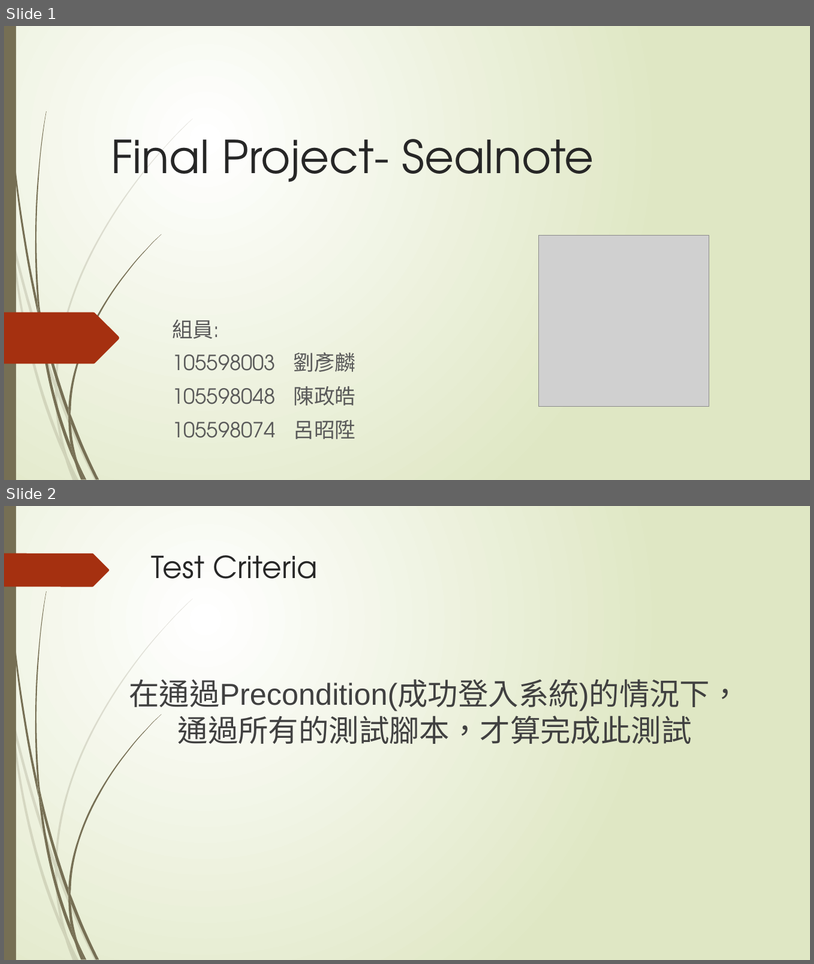
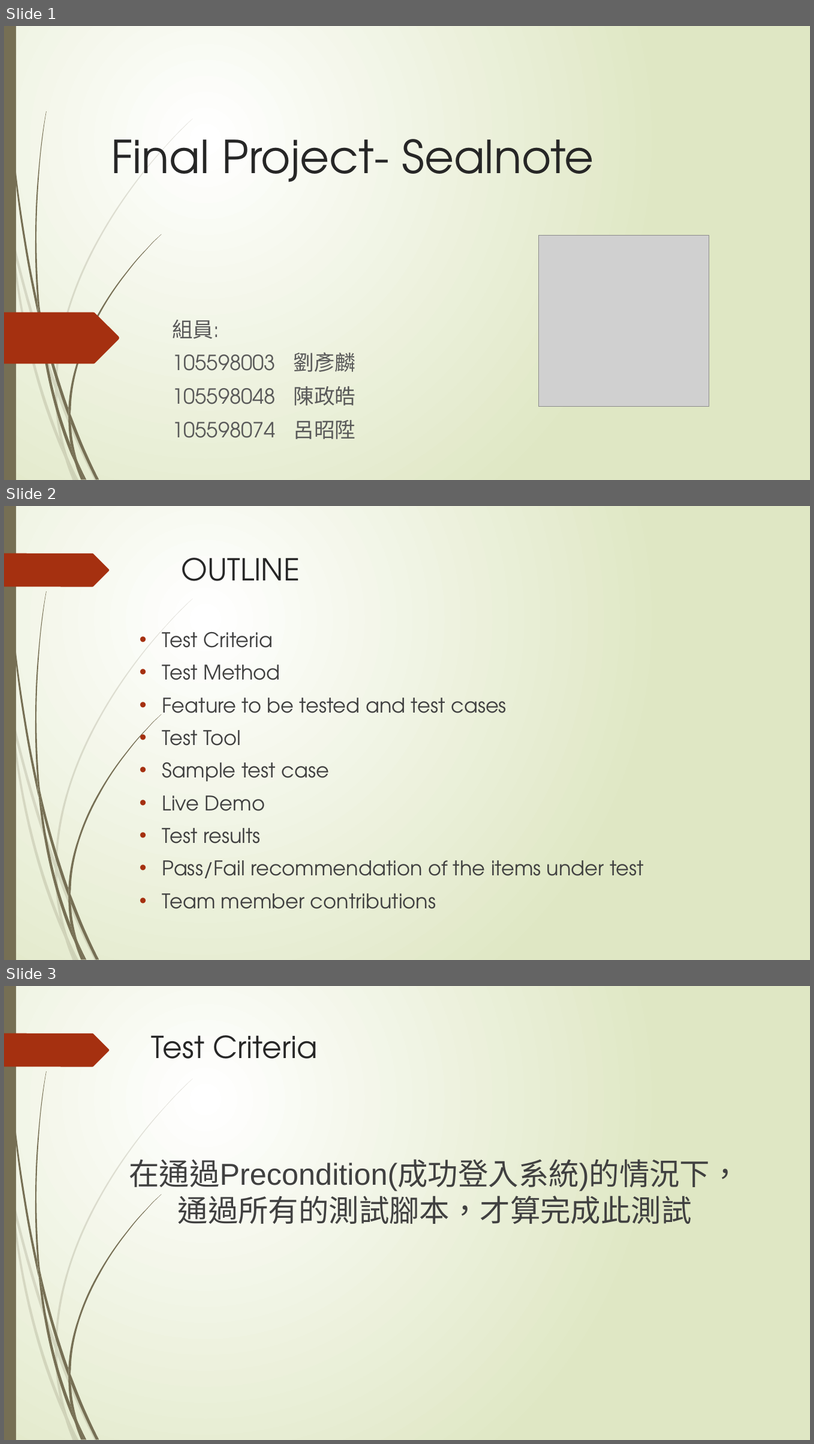
Before and after one commit to LeoLiu1209/STV_Sealnote, a slide deck: document/Final.pptx. Shown one above the other, each under a label of ours: slides 1 and 2 before the commit, slides 1, 2 and 3 after it. The pictures are 814x964 and 814x1444 pixels, drawn with LibreOffice and Linux fonts; fonts in the diff are those of the drawing; grey boxes stand for pictures. Boxes give left, top, right and bottom in pixels: in the first picture for what was removed or moved away, otherwise in the second. Text is boxed around its words. In the diff, an @@ line names an element or a change of style, - is before the commit and + after.

Commit message:
finallllllll demo version

```diff
--- a/document/Final.pptx
+++ b/document/Final.pptx
@@ slide 2 added at <box>4,506,810,960</box>, background gradient #FFFFFF to #DFE8C4; not listed: 24 template elements that a slide beside it also shows @@
@@ title added at <box>182,558,300,581</box>, 36 pt, text #262626 @@
+OUTLINE
@@ text added at <box>162,631,644,878</box>, 24 pt, text #404040 @@
+• Test Criteria
+• Test Method
+• Feature to be tested and test cases
+• Test Tool
+• Sample test case
+• Live Demo
+• Test results
+• Pass/Fail recommendation of the items under test
+• Team member contributions
@@ what was slide 2 is now slide 3 @@
```
